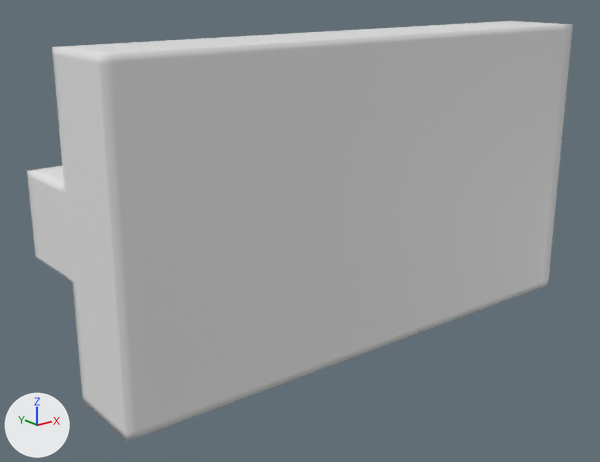
Two versions of the FBX model Assets/_Assets/Environment/Piano/Piano.fbx, one commit apart.
Camera for both pictures: a 50 mm lens placed at (0.045, -3.25, 1.06), pointed at (1.499, -1.433, 0.333). Lighting does not change. The marker at lower left points along +X, +Y and +Z. Where no turn or scale is listed for an object, it has been applied to the vertices.

The first picture shows 'Piano'.
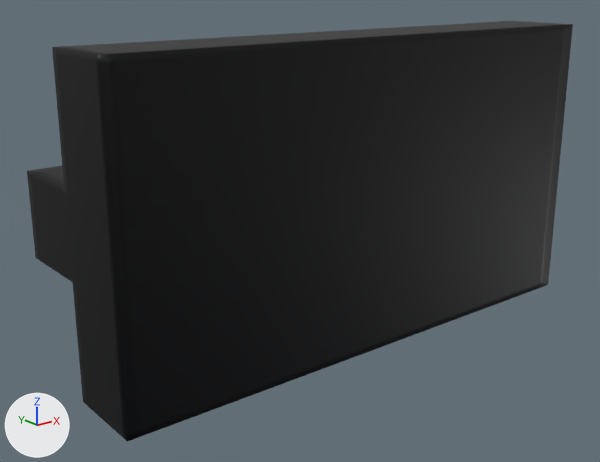
The newer file is also turned or shifted as a whole; pictures and numbers use the older file's frame.

The change, as a list of edits to the scene's bpy script:
```text
Add img_piano_piano_metallicsmoothness_png:
    img_piano_piano_metallicsmoothness_png = load_image('Piano_Piano_MetallicSmoothness.png', 'Piano_Piano_MetallicSmoothness.png', 1024, 1024, 'Non-Color')
Add img_piano_piano_normal_png:
    img_piano_piano_normal_png = load_image('Piano_Piano_Normal.png', 'Piano_Piano_Normal.png', 1024, 1024, 'Non-Color')
Add img_piano_piano_albedotransparency_png:
    img_piano_piano_albedotransparency_png = load_image('Piano_Piano_AlbedoTransparency.png', 'Piano_Piano_AlbedoTransparency.png', 1024, 1024, 'sRGB')
Change mat_piano:
    add n2 = _N.new('ShaderNodeTexImage'); n2.name = 'Image Texture'
    add n2.image = img_piano_piano_albedotransparency_png
    add n3 = _N.new('ShaderNodeTexImage'); n3.name = 'Image Texture.001'
    add n3.image = img_piano_piano_metallicsmoothness_png
    add n4 = _N.new('ShaderNodeTexImage'); n4.name = 'Image Texture.002'
    add n4.image = img_piano_piano_normal_png
    add n5 = _N.new('ShaderNodeNormalMap'); n5.name = 'Normal Map'
    where n0 = _N.new('ShaderNodeBsdfPrincipled'); n0.name = 'Principled BSDF'
    add _L.new(n2.outputs[0], n0.inputs[0])  # 'Color' to 'Base Color'
    add _L.new(n3.outputs[0], n0.inputs[1])  # 'Color' to 'Metallic'
    add _L.new(n4.outputs[0], n5.inputs[1])  # 'Color' to 'Color'
    add _L.new(n5.outputs[0], n0.inputs[5])  # 'Normal' to 'Normal'
```

What differs and where, as boxes (x1, y1, x2, y2) in the pictures (600 x 462 px):
'Piano', surface changed (grey to black): (27, 21, 573, 442) in both
